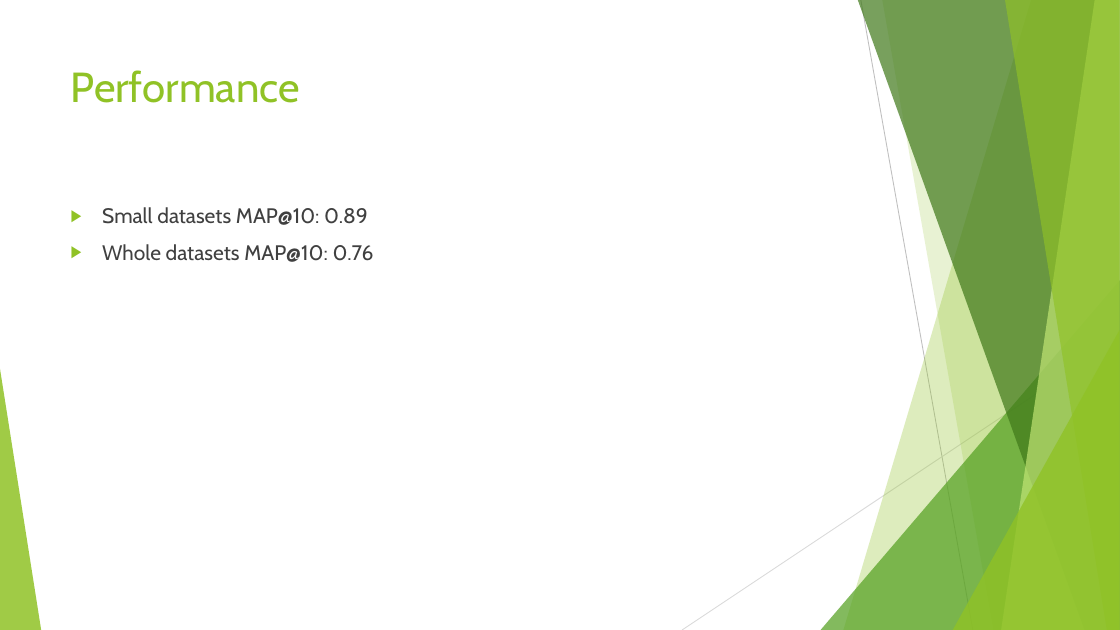
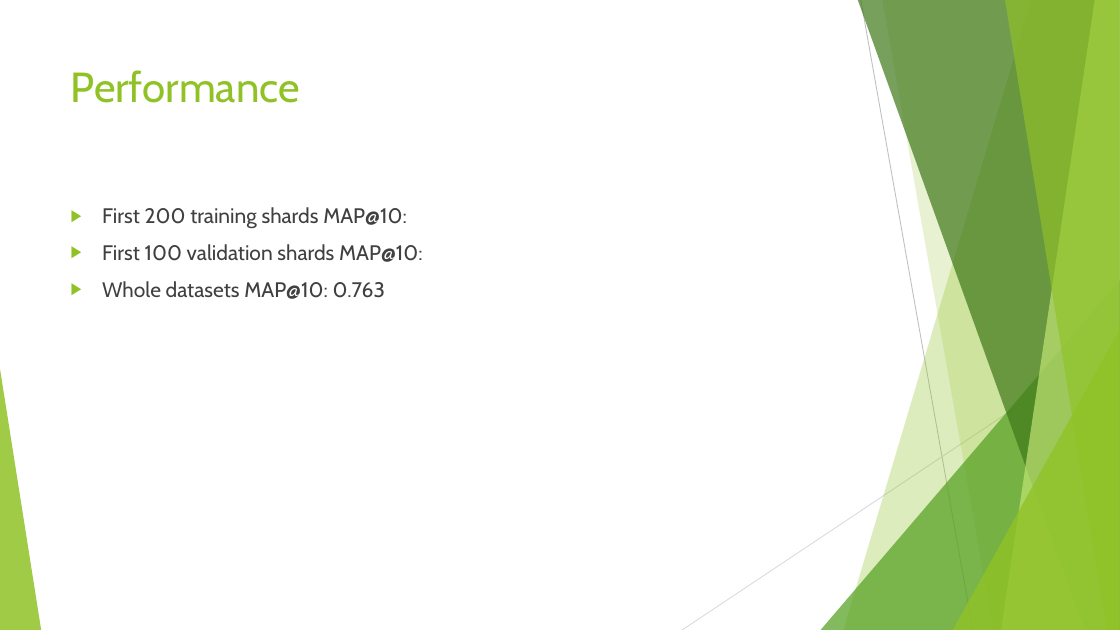
Before and after one commit to VongolaTeong/Multi-label-Classification-on-YouTube-8M, a slide deck: slide 18 of 518030990014.pptx. Drawn at 1120x630 pixels with LibreOffice and Linux fonts; fonts in the diff are those of the drawing. Boxes give left, top, right and bottom in pixels: in the first picture for what was removed or moved away, otherwise in the second. Text is boxed around its words. In the diff, an @@ line names an element or a change of style, - is before the commit and + after.

```diff
--- a/518030990014.pptx
+++ b/518030990014.pptx
@@ text at (x1=102, y1=207, x2=423, y2=299): text changed @@
-▶ Small datasets MAP@10: 0.89
-▶ Whole datasets MAP@10: 0.76
+▶ First 200 training shards MAP@10:
+▶ First 100 validation shards MAP@10:
+▶ Whole datasets MAP@10: 0.763
```
Also in this commit, not shown: 3 other slides changed, 6 slides added, 5 other files.
